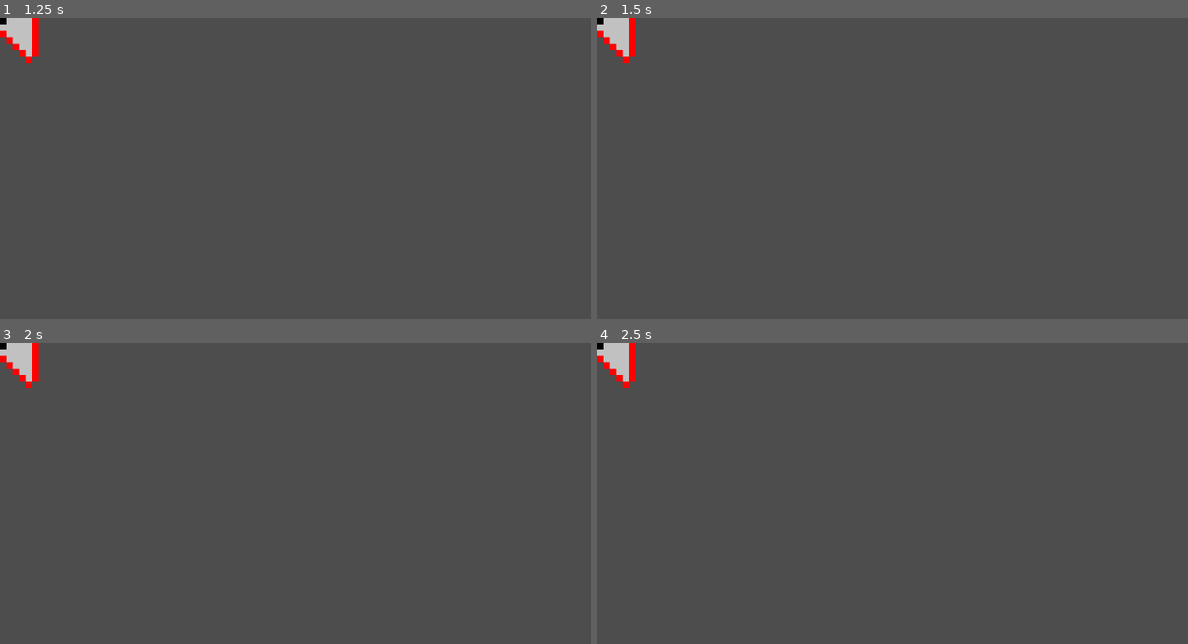
Above: before the commit, frames 1-4 (two rows, left to right).
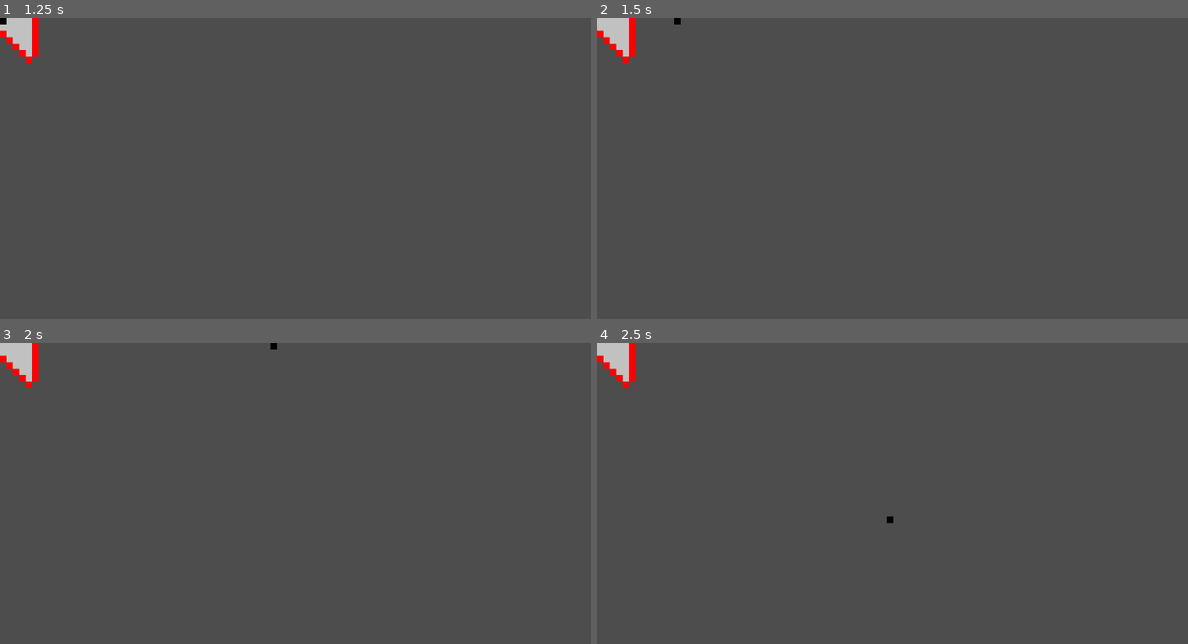
Above: after the commit, the same moments.

Repository: TechPowerAwaits/mruhacks-2024
Game: Godot game, scene res://Scenes/Menu.tscn
Same seed, same stepped clock (60 frames per second), same inputs: the game is played once before the commit and once after it.
Inputs:
- Up to frame 1 (1.25 s): click "Start" at 0.5 s
- Up to frame 2 (1.5 s): tap Enter at 1.25 s; hold D (Move right) from 1.28 s (still down)
- Up to frame 3 (2 s): keep holding D (Move right)
- Up to frame 4 (2.5 s): tap Space at 2 s; release D (Move right) at 2.03 s; hold S (Move down) from 2.03 s (still down)

Frame 1 is identical in both runs. In frame 2, less than 0.1% of the frame differs, in the area x 0-15%, y 0-3%; in frame 3, less than 0.1%, in the area x 0-47%, y 0-3%; in frame 4, less than 0.1%.
Error before the commit: Parse Error: Preload file "res://Assets/player_lvl_1.png" does not exist. (res://Scenes/Creatures/player.gd:3)

Commit message:
updated player asset retrieval path

Diff:
--- a/Scenes/Creatures/player.gd
+++ b/Scenes/Creatures/player.gd
@@ -1,7 +1,7 @@
 extends CharacterBody2D
 
-const L1_IMAGE: Texture = preload("res://Assets/player_lvl_1.png")
-const FALLBACK_IMAGE: Texture = preload("res://Assets/Player.png")
+const L1_IMAGE: Texture = preload("res://Assets/Level1/player lvl 1.png")
+const FALLBACK_IMAGE: Texture = preload("res://Assets/Level1/Player.png")
 
 
 enum PlayerType {
